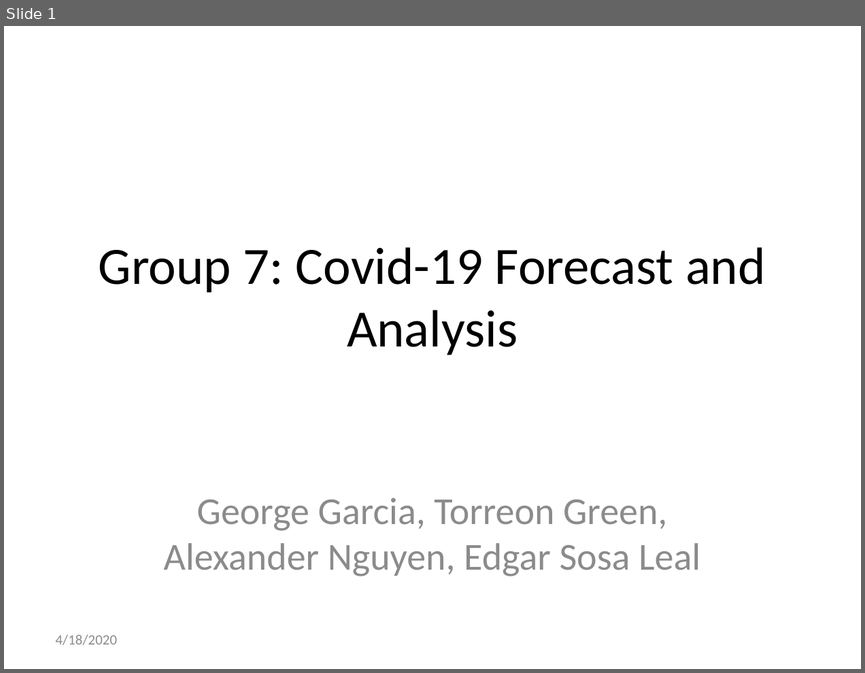
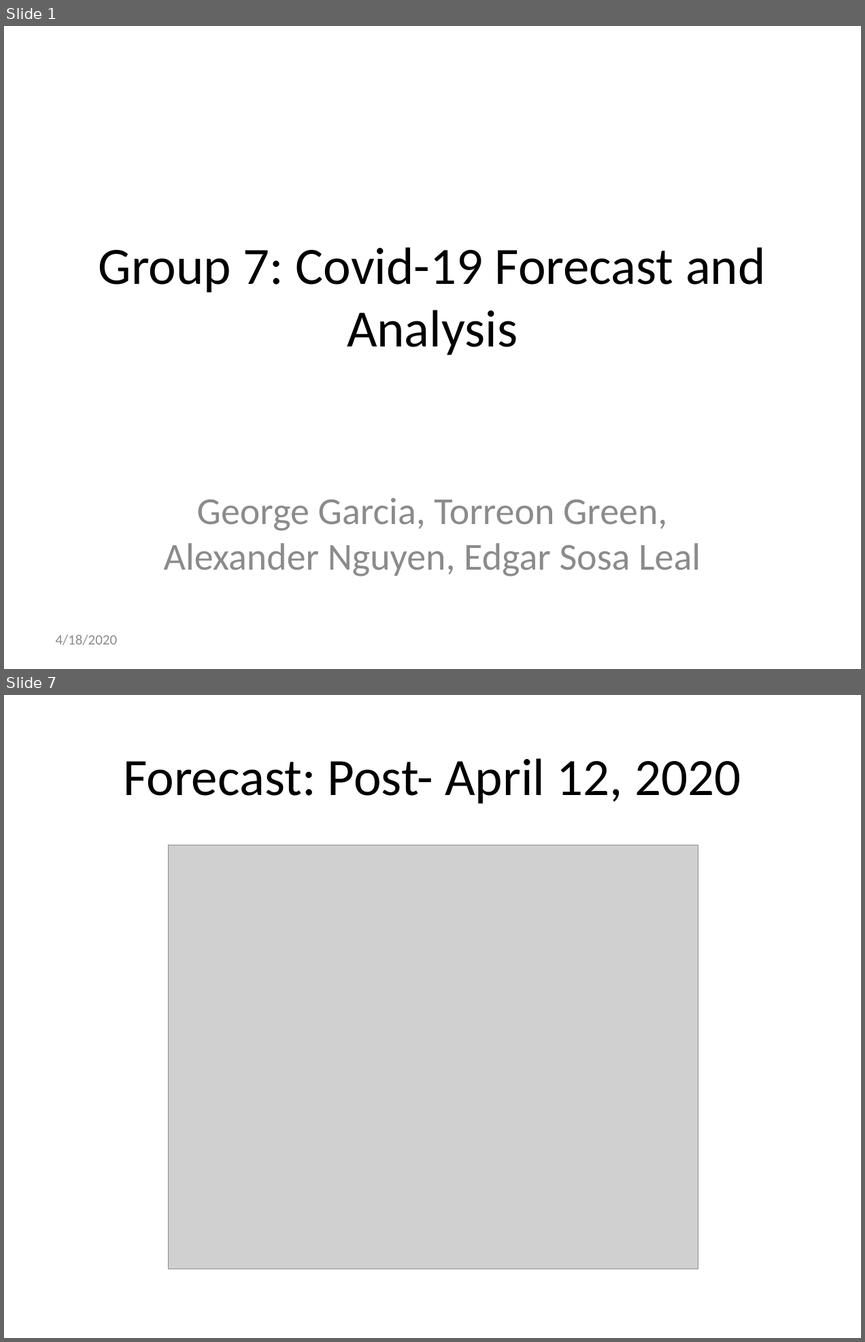
Before and after one commit to GeorgeAaronG/Group-7-Covid-19-ML-Project, a slide deck: covid19.pptx. Shown one above the other, each under a label of ours: slide 1 before the commit, slides 1 and 7 after it; the slides between them are not shown. The pictures are 865x673 and 865x1342 pixels, drawn with LibreOffice and Linux fonts; fonts in the diff are those of the drawing; grey boxes stand for pictures. Boxes give left, top, right and bottom in pixels: in the first picture for what was removed or moved away, otherwise in the second. Text is boxed around its words. In the diff, an @@ line names an element or a change of style, - is before the commit and + after.

```diff
--- a/covid19.pptx
+++ b/covid19.pptx
@@ slide 7 added at (x1=4, y1=695, x2=861, y2=1338), background #FFFFFF @@
@@ title added at (x1=123, y1=758, x2=740, y2=804), 44 pt, text #000000 @@
+Forecast: Post- April 12, 2020
@@ picture added at (x1=169, y1=845, x2=698, y2=1268) @@
```
Also in this commit, not shown: 5 other slides added, 8 slides removed, 3 other files.
